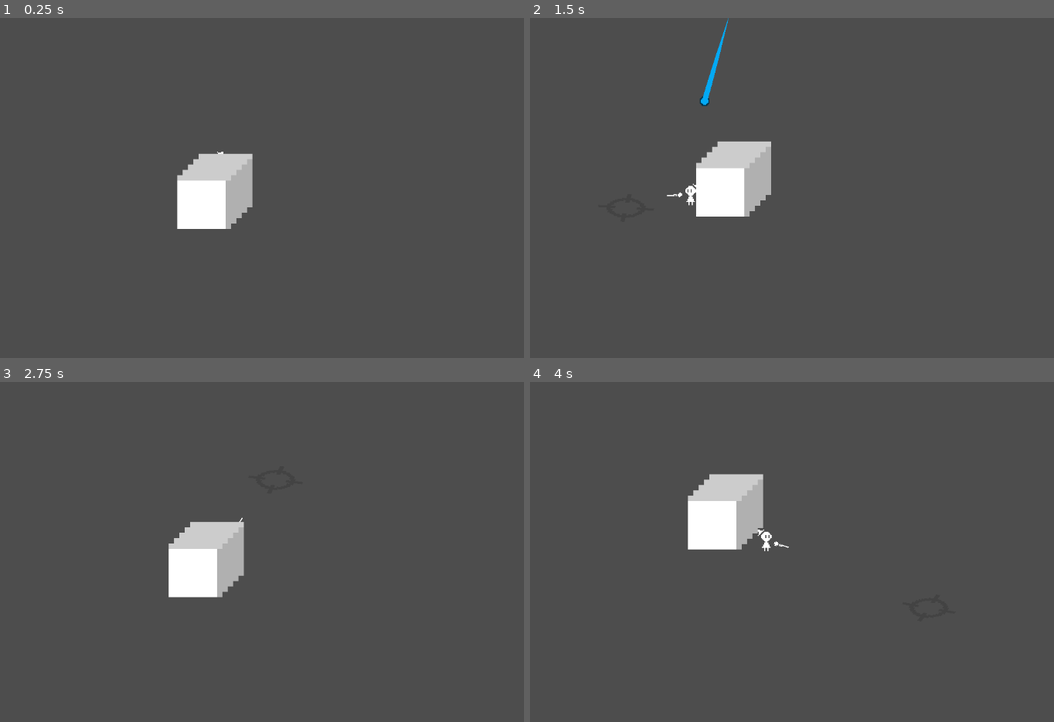
Above: before the commit, frames 1-4 (two rows, left to right).
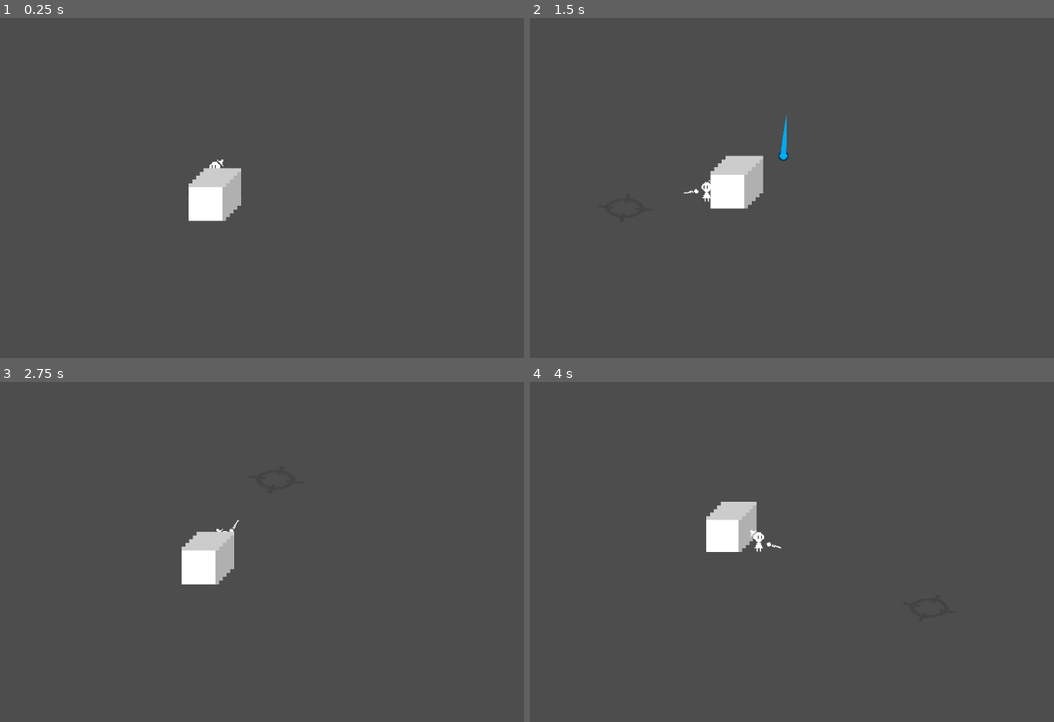
Above: after the commit, the same moments.

Repository: xharris/tiny-guys-weather-defense
Game: Godot game, scene res://levels/play/play.tscn
Two runs of this game, one before a commit and one after it. Both use one fixed random seed, a clock stepped at 60 frames per second and the inputs below.
Inputs (mouse positions are in pixels of both pictures, inside the frame that each line leads up to):
- Up to frame 1 (0.25 s): no input
- Up to frame 2 (1.5 s): move the mouse to (881, 174) at 0.52 s; press the mouse at (881, 174) at 0.53 s; move the mouse to (619, 208) at 1.27 s; release the mouse at (619, 208) at 1.28 s; click (619, 208) at 1.35 s
- Up to frame 3 (2.75 s): move the mouse to (277, 480) at 2.02 s; press the mouse at (277, 480) at 2.03 s
- Up to frame 4 (4 s): move the mouse to (713, 626) at 2.77 s; release the mouse at (713, 626) at 2.78 s; click (713, 626) at 2.85 s; move the mouse to (928, 606) at 3.52 s; press the mouse at (928, 606) at 3.53 s

The runs differ from the first frame. In frame 1, 1.7% of the frame differs, in the area x 33-49%, y 39-63%; in frame 2, 2.0%; in frame 3, 1.6%; in frame 4, 2.4%, in the area x 30-50%, y 27-50%.

Commit message:
working raindrop dealing damage

Diff:
--- a/components/ability_controller/ability.gd
+++ b/components/ability_controller/ability.gd
@@ -4,6 +4,7 @@
 @export var name: String
 @export var scenes: Array[PackedScene]
 @export var repeat: int = 0
+@export_range(0.0, 1.0, 0.1) var cooldown: float = 1.0
 
 ## Can return Node2D that will be added to the Entities node
 func use(ctx: AbilityContext) -> Array[Node2D]:
--- a/components/ability_controller/ability_controller.gd
+++ b/components/ability_controller/ability_controller.gd
@@ -1,5 +1,7 @@
 extends Node2D
 class_name AbilityController
+
+static var COOLDOWN = preload("res://resources/curves/ability_cooldown.tres")
 
 var _dev = Dev.new()
 
@@ -7,6 +9,7 @@
 var aim_position: Vector2
 var aim_dir: Vector2
 var spawn_position: Vector2
+var _cooldown: Dictionary[String, float]
 
 func get_context() -> AbilityContext:
     var ctx = AbilityContext.new()
@@ -16,6 +19,11 @@
 func use():
     var entities = get_tree().get_first_node_in_group(Groups.entities)
     for a in abilities:
+        var cd = _cooldown.get(a.name, 0.0)
+        if cd > 0:
+            _dev.dump("{0} on cooldown", [a.name])
+            continue
+        _cooldown.set(a.name, COOLDOWN.sample(a.cooldown))
         _dev.dump("use {0}", [a.name])
         for i in max(1, a.repeat):
             var ctx = get_context()
@@ -27,3 +35,10 @@
                     entities.add_child(add_node)
             else:
                 _dev.warn("no Entities")
+
+func _process(delta: float) -> void:
+    for ability_name in _cooldown:
+        var t = _cooldown.get(ability_name, 0.0)
+        if t > 0:
+            t -= delta
+        _cooldown.set(ability_name, t)
--- a/components/hitbox/hitbox.gd
+++ b/components/hitbox/hitbox.gd
@@ -1,14 +1,36 @@
 extends Area2D
 class_name Hitbox
 
-signal on_hit(hurtbox: Area2D)
-signal on_hurt(hitbox: Area2D)
+var _dev = Dev.new(true)
+
+static var C_HITBOX = Color.html("#F44336")
+static var C_HURTBOX = Color.html("#4CAF50")
+
+static func apply_on_hits(src: Hitbox, target: Hitbox, on_hits: Array[OnHitEffect]):
+    for on_hit in on_hits:
+        var real_target = target
+        if on_hit.target_self:
+            real_target = src
+        src._dev.dump("apply {0} to {1}", [real_target.get_path()])
+        real_target.apply_on_hit.emit(src, on_hit)
+        on_hit.apply()
+
+signal apply_on_hit(source: Hitbox, effect: OnHitEffect)
 
 @export var is_hitbox: bool = true
 @export var is_hurtbox: bool = true
 @export var disabled: bool = false
+@export var on_hit_effects: Array[OnHitEffect]
 
 var _entered: Dictionary[Area2D, bool]
+
+func disable():
+    disabled = true
+
+func enable():
+    disabled = false
+    for area in get_overlapping_areas():
+        _on_area_entered(area)
 
 func _ready() -> void:
     area_entered.connect(_on_area_entered)
@@ -23,14 +45,24 @@
         if area.disabled:
             return
         if is_hitbox and area.is_hurtbox:
-            on_hit.emit(area)
-        if is_hurtbox and area.is_hitbox:
-            on_hurt.emit(area)
+            Hitbox.apply_on_hits(self, area, on_hit_effects)
 
 func _process(delta: float) -> void:
+    set_collision_layer_value(1, is_hitbox)
+    set_collision_layer_value(2, is_hurtbox)
+    set_collision_mask_value(1, not is_hitbox)
+    set_collision_mask_value(2, not is_hurtbox)
     for node in find_children("*"):
         if node is CollisionShape2D:
+            # color
+            if is_hitbox and is_hurtbox:
+                node.debug_color = C_HITBOX.blend(C_HURTBOX)
+            elif is_hitbox:
+                node.debug_color = C_HITBOX
+            elif is_hurtbox:
+                node.debug_color = C_HURTBOX
+            # transparency
             if disabled:
-                node.debug_color = Color.html("#F44336")
+                node.debug_color.a = 0.25
             else:
-                node.debug_color = Color.html("#4CAF50")
+                node.debug_color.a = 0.75
--- /dev/null
+++ b/components/hitbox/on_hit_effect.gd
@@ -0,0 +1,14 @@
+extends Resource
+class_name OnHitEffect
+
+@export var name: String
+@export var target_self: bool
+@export var hit_self: bool
+@export var hit_ally: bool
+@export var hit_enemy: bool = true
+
+func apply():
+    pass
+
+func apply_hp(hp: Hp):
+    pass
--- a/components/hp/hp.gd
+++ b/components/hp/hp.gd
@@ -1,16 +1,20 @@
 extends Node2D
 class_name Hp
+
+var _dev = Dev.new(true)
 
 signal died
 signal damaged(amount: int)
 
-@export var max: int = 0
-var current: int = 0
+@export var current: int = 0
 
 func take_damage(amount: int):
+    _dev.dump("{0} take {1} damage", [get_path(), amount])
+    var prev_current = current
     current = max(0, current - amount)
     damaged.emit(amount)
-    if current <= 0:
+    if prev_current > 0 and current <= 0:
+        _dev.dump("{0} died", [get_path()])
         died.emit()
 
 func is_alive() -> bool:
--- a/components/state_machine/state_machine.gd
+++ b/components/state_machine/state_machine.gd
@@ -1,7 +1,7 @@
 extends Node2D
 class_name StateMachine
 
-var _dev = Dev.new(true)
+var _dev = Dev.new()
 
 @export var character: CharacterBody2D
 var current: State
--- a/entities/abilities/drop/drop.gd
+++ b/entities/abilities/drop/drop.gd
@@ -22,14 +22,16 @@
 
 func _ready() -> void:
     remove_timer.timeout.connect(_on_remove_timer)
+    sprite.texture = config.sprite
+    hitbox.on_hit_effects = config.on_hit_effects
 
-    sprite.texture = config.sprite
     if not sprite.texture:
         _dev.warn("no sprite texture provided in {0}", [config.resource_path.get_file()])
     hitbox.disabled = true
     # place above top of view
     var screen_top_world = get_canvas_transform().affine_inverse() * Vector2.ZERO
-    start_position = Vector2(ctx.ctrl.aim_position.x + slant + config.slant, screen_top_world.y)
+    var screen_height = get_viewport_rect().size.y
+    start_position = Vector2(ctx.ctrl.aim_position.x + slant + config.slant, ctx.ctrl.aim_position.y - screen_height)
     target_position = ctx.ctrl.aim_position
     global_position = start_position
     _dev.dump("mouse {2}, start {0}, target {1}", [start_position, target_position, get_global_mouse_position()])
@@ -45,14 +47,16 @@
     sprite.modulate = config.sprite_color
 
     var progress = clampf(_t / 2.0, 0, 1)
-    if progress >= 1.0 and vfx.visible:
+    if progress >= 1.0 and vfx.is_playing():
         # enable hitbox when ground reached
+        _dev.dump("arrived at target")
         vfx.stop()
-        hitbox.disabled = false
+        hitbox.enable()
+        remove_timer.wait_time = config.remove_wait_time
         remove_timer.start()
 
     elif progress < 1.0:
         # fall to ground
-        _t += delta * 0.2 * FALL_SPEED_CURVE.sample(config.fall_speed)
+        _t += delta * 0.06 * FALL_SPEED_CURVE.sample(config.fall_speed)
         _dev.dump("t {0}, progress {1}", [_t, progress])
         global_position = lerp(start_position, target_position, progress)
--- a/entities/abilities/drop/drop.tscn
+++ b/entities/abilities/drop/drop.tscn
@@ -20,7 +20,6 @@
 
 [node name="RemoveTimer" type="Timer" parent="." unique_id=753551997]
 unique_name_in_owner = true
-wait_time = 0.2
 one_shot = true
 
 [node name="Vfx" parent="." unique_id=1398465369 instance=ExtResource("3_25dvl")]
--- a/entities/abilities/drop/drop_config.gd
+++ b/entities/abilities/drop/drop_config.gd
@@ -6,6 +6,8 @@
 @export_range(0, 1, 0.2) var fall_speed: float = 0.0
 @export var slant: float = 0.0
 @export var trail: TrailConfig
+@export var on_hit_effects: Array[OnHitEffect]
+@export var remove_wait_time: float = 0.1
 
 func use(ctx: AbilityContext) -> Array[Node2D]:
     var drop: Drop = Drop.SCENE.instantiate()
--- a/entities/base/base.gd
+++ b/entities/base/base.gd
@@ -1,20 +1,37 @@
 extends Node2D
 class_name Base
+
+static var HP = preload("res://resources/curves/base_hp.tres")
 
 static func get_closest(to: Node2D) -> Base:
     return NodeUtil.get_closest(to.get_tree().get_nodes_in_group(Groups.base), to)
 
 @onready var sprite: BaseSprite = %BaseSprite
 @onready var hp: Hp = %Hp
+@onready var hitbox: Hitbox = %Hitbox
+@onready var hitbox_shape: CollisionShape2D = %CollisionShape2D
 
 @export var config: BaseConfig
 
+func get_hp_scale() -> float:
+    return min(sprite.sprite.global_scale.y, sprite.sprite.global_scale.x)
+
 func get_radius() -> float:
-    return (config.radius if config else 32) * min(sprite.sprite.global_scale.y, sprite.sprite.global_scale.x)
+    return (config.radius if config else 32) * get_hp_scale()
 
 func _ready() -> void:
     add_to_group(Groups.base)
+    hitbox.apply_on_hit.connect(_on_apply_on_hit)
+    if config:
+        hp.current = HP.sample(config.hp)
+
+func _on_apply_on_hit(_source: Hitbox, on_hit: OnHitEffect):
+    on_hit.apply_hp(hp)
 
 func _process(delta: float) -> void:
+    sprite.health = hp.current / HP.sample(1.0)
     if config:
         sprite.sprite.texture = config.sprite
+        hitbox_shape.rotation = config.shape_rotation
+        hitbox_shape.shape = config.hitbox_shape
+        hitbox_shape.scale = Vector2.ONE * get_hp_scale()
--- a/entities/base/base.tscn
+++ b/entities/base/base.tscn
@@ -2,6 +2,7 @@
 
 [ext_resource type="PackedScene" uid="uid://bp61l4mjhw2r" path="res://components/base_sprite/base_sprite.tscn" id="1_3i11b"]
 [ext_resource type="Script" uid="uid://gnulgf0krh4m" path="res://entities/base/base.gd" id="1_qyh2h"]
+[ext_resource type="PackedScene" uid="uid://rsij4bxwpmrc" path="res://components/hitbox/hitbox.tscn" id="3_0e5r6"]
 [ext_resource type="PackedScene" uid="uid://hgobe6jntfw6" path="res://components/hp/hp.tscn" id="3_6xdyk"]
 
 [node name="Base" type="Node2D" unique_id=1595243073]
@@ -11,6 +12,11 @@
 unique_name_in_owner = true
 position = Vector2(0, 2)
 
+[node name="Hitbox" parent="." unique_id=1761563124 instance=ExtResource("3_0e5r6")]
+unique_name_in_owner = true
+
+[node name="CollisionShape2D" type="CollisionShape2D" parent="Hitbox" unique_id=1388755615]
+unique_name_in_owner = true
+
 [node name="Hp" parent="." unique_id=1543573155 instance=ExtResource("3_6xdyk")]
 unique_name_in_owner = true
-max = 10
--- a/entities/base/base_config.gd
+++ b/entities/base/base_config.gd
@@ -3,3 +3,6 @@
 
 @export var sprite: Texture2D
 @export var radius: float = 50.0
+@export var hitbox_shape: Shape2D
+@export_range(0, 360, 90, "radians_as_degrees") var shape_rotation: float = deg_to_rad(90.0)
+@export_range(0.0, 1.0, 0.2) var hp: float = 0.0
--- a/entities/enemy/enemy.gd
+++ b/entities/enemy/enemy.gd
@@ -2,18 +2,39 @@
 class_name Enemy
 
 static var SCENE = preload("res://entities/enemy/enemy.tscn")
+static var HP = preload("res://resources/curves/enemy_hp.tres")
 
 @onready var sprite: EnemySprite = %EnemySprite
 @onready var state: StateMachine = %StateMachine
+@onready var hp: Hp = %Hp
+@onready var hitbox: Hitbox = %Hitbox
+@onready var hitbox_shape: CollisionShape2D = %CollisionShape2D
 
 @export var config: EnemyConfig
 
 func _ready() -> void:
+    hp.died.connect(_on_died)
+    hitbox.apply_on_hit.connect(_on_apply_on_hit)
+
     state.character = self
+    hp.current = HP.sample(0)
     if config:
+        hp.current = HP.sample(config.hp)
         state.switch(config.initial_state)
+
+func _on_apply_on_hit(_source: Hitbox, on_hit: OnHitEffect):
+    on_hit.apply_hp(hp)
+
+func _on_died():
+    var parent = get_parent()
+    if parent:
+        parent.remove_child(self)
 
 func _process(delta: float) -> void:
     state.character = self
     if config:
         sprite.sprite.texture = config.sprite
+        hitbox.on_hit_effects = config.hitbox_on_hit_effects
+        var shape = hitbox_shape.shape
+        if shape is CircleShape2D:
+            shape.radius = config.hitbox_radius
--- a/entities/enemy/enemy.tscn
+++ b/entities/enemy/enemy.tscn
@@ -3,6 +3,10 @@
 [ext_resource type="Script" uid="uid://wuvmy86y65y2" path="res://entities/enemy/enemy.gd" id="1_ksmh7"]
 [ext_resource type="PackedScene" uid="uid://dpn4csnukww6w" path="res://components/enemy_sprite/enemy_sprite.tscn" id="2_im2q6"]
 [ext_resource type="PackedScene" uid="uid://c3w0pmm7l0asa" path="res://components/state_machine/state_machine.tscn" id="3_3fvr7"]
+[ext_resource type="PackedScene" uid="uid://hgobe6jntfw6" path="res://components/hp/hp.tscn" id="4_dt443"]
+[ext_resource type="PackedScene" uid="uid://rsij4bxwpmrc" path="res://components/hitbox/hitbox.tscn" id="5_4wwj3"]
+
+[sub_resource type="CircleShape2D" id="CircleShape2D_4wwj3"]
 
 [node name="Enemy" type="CharacterBody2D" unique_id=1221818744]
 motion_mode = 1
@@ -11,6 +15,15 @@
 [node name="EnemySprite" parent="." unique_id=100549976 instance=ExtResource("2_im2q6")]
 unique_name_in_owner = true
 
-[node name="StateMachine" parent="." unique_id=1767894804 node_paths=PackedStringArray("character") instance=ExtResource("3_3fvr7")]
+[node name="StateMachine" parent="." unique_id=1767894804 instance=ExtResource("3_3fvr7")]
 unique_name_in_owner = true
-character = NodePath("")
+
+[node name="Hp" parent="." unique_id=1543573155 instance=ExtResource("4_dt443")]
+unique_name_in_owner = true
+
+[node name="Hitbox" parent="." unique_id=1761563124 instance=ExtResource("5_4wwj3")]
+unique_name_in_owner = true
+
+[node name="CollisionShape2D" type="CollisionShape2D" parent="Hitbox" unique_id=684098254]
+unique_name_in_owner = true
+shape = SubResource("CircleShape2D_4wwj3")
--- a/entities/enemy/enemy_config.gd
+++ b/entities/enemy/enemy_config.gd
@@ -7,3 +7,6 @@
 @export var initial_state: State
 @export var count: int = 1
 @export var count_range: int = 0
+@export var hp: float = 0.0
+@export var hitbox_radius: float = 10.0
+@export var hitbox_on_hit_effects: Array[OnHitEffect]
--- /dev/null
+++ b/entities/on_hit_effects/deal_damage.gd
@@ -0,0 +1,13 @@
+extends OnHitEffect
+class_name OnHitDealDamage
+
+static var DEAL_DAMAGE = preload("res://resources/curves/deal_damage.tres")
+
+@export var amount: float = 0.0
+@export var kills: bool
+
+func apply_hp(hp: Hp):
+    if kills:
+        hp.take_damage(hp.current)
+    else:
+        hp.take_damage(DEAL_DAMAGE.sample(amount))
--- a/resources/abilities/raindrop/raindrop.tres
+++ b/resources/abilities/raindrop/raindrop.tres
@@ -1,6 +1,8 @@
 [gd_resource type="Resource" script_class="AbilityDrop" format=3 uid="uid://bwk6roq727511"]
 
 [ext_resource type="Script" uid="uid://81aytbj1kgv4" path="res://entities/abilities/drop/drop_config.gd" id="1_hvl04"]
+[ext_resource type="Script" uid="uid://rauoa0p62aej" path="res://components/hitbox/on_hit_effect.gd" id="1_sx7ks"]
+[ext_resource type="Resource" uid="uid://dtdb1qgwtwu1x" path="res://resources/on_hit_effects/deal_low_damage.tres" id="2_bk0aj"]
 [ext_resource type="Texture2D" uid="uid://dw1bji3w8phku" path="res://resources/abilities/raindrop/orb.png" id="2_ifail"]
 [ext_resource type="Resource" uid="uid://d2cp40t13bntx" path="res://resources/abilities/raindrop/raindrop_trail.tres" id="3_f0cg8"]
 
@@ -10,5 +12,6 @@
 sprite_color = Color(0.011764706, 0.6627451, 0.95686275, 1)
 slant = 50.0
 trail = ExtResource("3_f0cg8")
+on_hit_effects = Array[ExtResource("1_sx7ks")]([ExtResource("2_bk0aj")])
 name = "raindrop"
 metadata/_custom_type_script = "uid://81aytbj1kgv4"
--- a/resources/base_configs/cube.tres
+++ b/resources/base_configs/cube.tres
@@ -3,8 +3,13 @@
 [ext_resource type="Script" uid="uid://tcqmfhnchexm" path="res://entities/base/base_config.gd" id="1_t8ne5"]
 [ext_resource type="Texture2D" uid="uid://c11hinjqab428" path="res://resources/base_configs/cube.png" id="2_woms0"]
 
+[sub_resource type="CapsuleShape2D" id="CapsuleShape2D_woms0"]
+radius = 3.0
+height = 12.0
+
 [resource]
 script = ExtResource("1_t8ne5")
 sprite = ExtResource("2_woms0")
 radius = 8.0
+hitbox_shape = SubResource("CapsuleShape2D_woms0")
 metadata/_custom_type_script = "uid://tcqmfhnchexm"
--- /dev/null
+++ b/resources/curves/ability_cooldown.tres
@@ -0,0 +1,6 @@
+[gd_resource type="Curve" format=3 uid="uid://b4bht0iv6qmuo"]
+
+[resource]
+_limits = [0.2, 2.0, 0.0, 1.0]
+_data = [Vector2(0, 0.2), 0.0, 1.8, 0, 1, Vector2(1, 2), 1.8, 0.0, 1, 0]
+point_count = 2
--- /dev/null
+++ b/resources/curves/base_hp.tres
@@ -0,0 +1,6 @@
+[gd_resource type="Curve" format=3 uid="uid://bn48s2saef1en"]
+
+[resource]
+_limits = [10.0, 20.0, 0.0, 1.0]
+_data = [Vector2(0, 10), 0.0, 9.999999, 0, 1, Vector2(1, 20), 9.999999, 0.0, 1, 0]
+point_count = 2
--- /dev/null
+++ b/resources/curves/deal_damage.tres
@@ -0,0 +1,6 @@
+[gd_resource type="Curve" format=3 uid="uid://cfr7axrta6d5j"]
+
+[resource]
+_limits = [1.0, 10.0, 0.0, 1.0]
+_data = [Vector2(0, 1), 0.0, 9.0, 0, 1, Vector2(1, 10), 9.0, 0.0, 1, 0]
+point_count = 2
--- /dev/null
+++ b/resources/curves/enemy_hp.tres
@@ -0,0 +1,6 @@
+[gd_resource type="Curve" format=3 uid="uid://1sxkcmvmjsm0"]
+
+[resource]
+_limits = [2.0, 10.0, 0.0, 1.0]
+_data = [Vector2(0, 2), 0.0, 0.0, 0, 0, Vector2(1, 10), 11.2, 0.0, 0, 0]
+point_count = 2
--- a/resources/enemies/fly/fly.tres
+++ b/resources/enemies/fly/fly.tres
@@ -1,12 +1,16 @@
 [gd_resource type="Resource" script_class="EnemyConfig" format=3 uid="uid://degkkrlffe0w0"]
 
 [ext_resource type="Script" uid="uid://tt4rv2874odu" path="res://entities/enemy/enemy_config.gd" id="1_4houe"]
+[ext_resource type="Script" uid="uid://rauoa0p62aej" path="res://components/hitbox/on_hit_effect.gd" id="1_4tw1f"]
 [ext_resource type="Resource" uid="uid://ddnodgc0mfxma" path="res://resources/enemies/fly/fly_move.tres" id="1_q18pk"]
+[ext_resource type="Resource" uid="uid://dtdb1qgwtwu1x" path="res://resources/on_hit_effects/deal_low_damage.tres" id="2_4tw1f"]
 [ext_resource type="Texture2D" uid="uid://bv1t88mfgydri" path="res://resources/enemies/fly/fly.png" id="2_q18pk"]
+[ext_resource type="Resource" uid="uid://brq3ia3f0qkhi" path="res://resources/on_hit_effects/kill_self.tres" id="3_has0f"]
 
 [resource]
 script = ExtResource("1_4houe")
 name = "fly"
 sprite = ExtResource("2_q18pk")
 initial_state = ExtResource("1_q18pk")
+hitbox_on_hit_effects = Array[ExtResource("1_4tw1f")]([ExtResource("2_4tw1f"), ExtResource("3_has0f")])
 metadata/_custom_type_script = "uid://tt4rv2874odu"
--- /dev/null
+++ b/resources/on_hit_effects/deal_low_damage.tres
@@ -0,0 +1,8 @@
+[gd_resource type="Resource" script_class="OnHitDealDamage" format=3 uid="uid://dtdb1qgwtwu1x"]
+
+[ext_resource type="Script" uid="uid://bf1g37y7f2yb1" path="res://entities/on_hit_effects/deal_damage.gd" id="1_7o5ua"]
+
+[resource]
+script = ExtResource("1_7o5ua")
+name = "deal low damage"
+metadata/_custom_type_script = "uid://bf1g37y7f2yb1"
--- /dev/null
+++ b/resources/on_hit_effects/kill_self.tres
@@ -0,0 +1,10 @@
+[gd_resource type="Resource" script_class="OnHitDealDamage" format=3 uid="uid://brq3ia3f0qkhi"]
+
+[ext_resource type="Script" uid="uid://bf1g37y7f2yb1" path="res://entities/on_hit_effects/deal_damage.gd" id="1_6bjqu"]
+
+[resource]
+script = ExtResource("1_6bjqu")
+kills = true
+name = "kill self"
+target_self = true
+metadata/_custom_type_script = "uid://bf1g37y7f2yb1"
Not shown, added: components/hitbox/on_hit_effect.gd.uid
Not shown, added: entities/on_hit_effects/deal_damage.gd.uid
